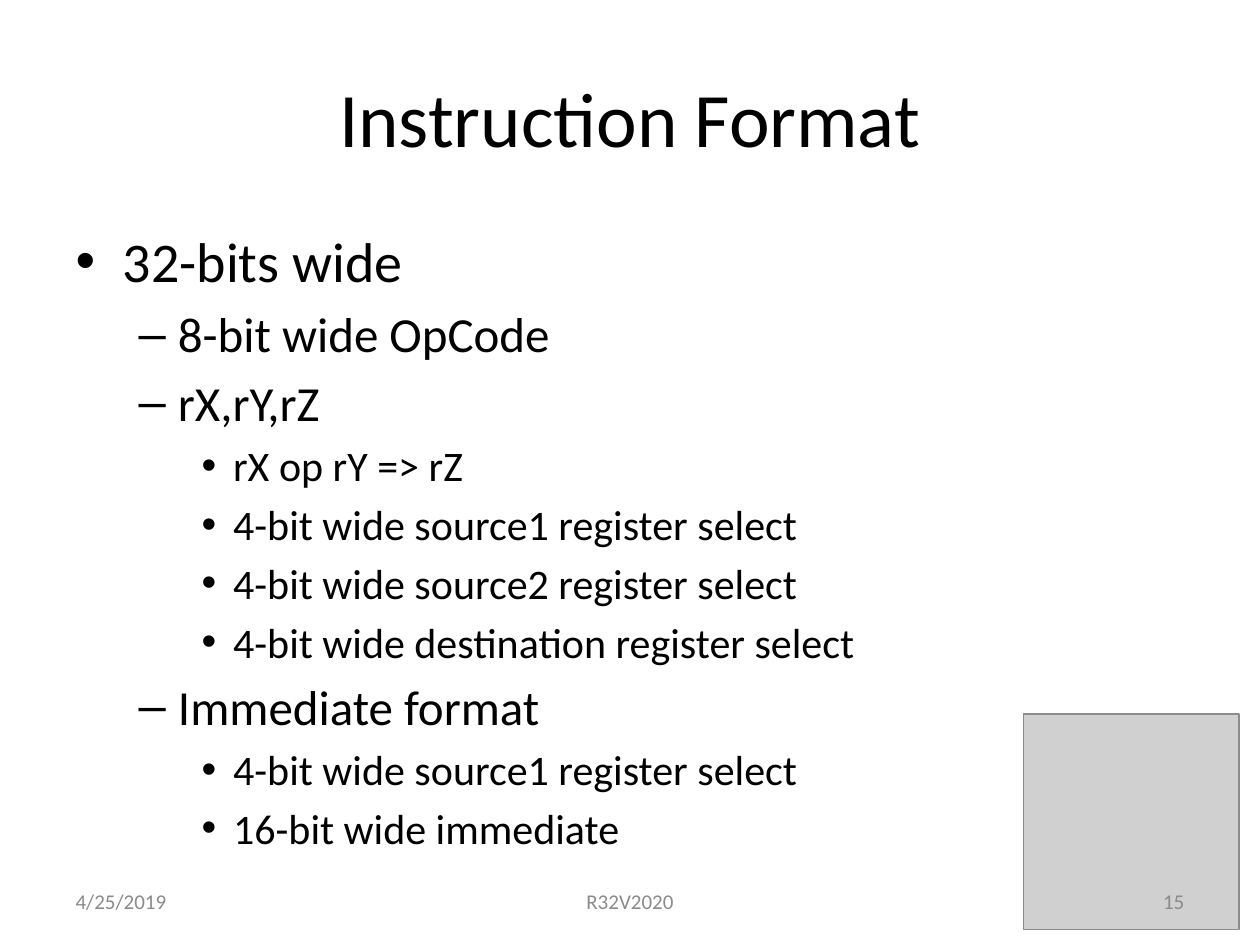
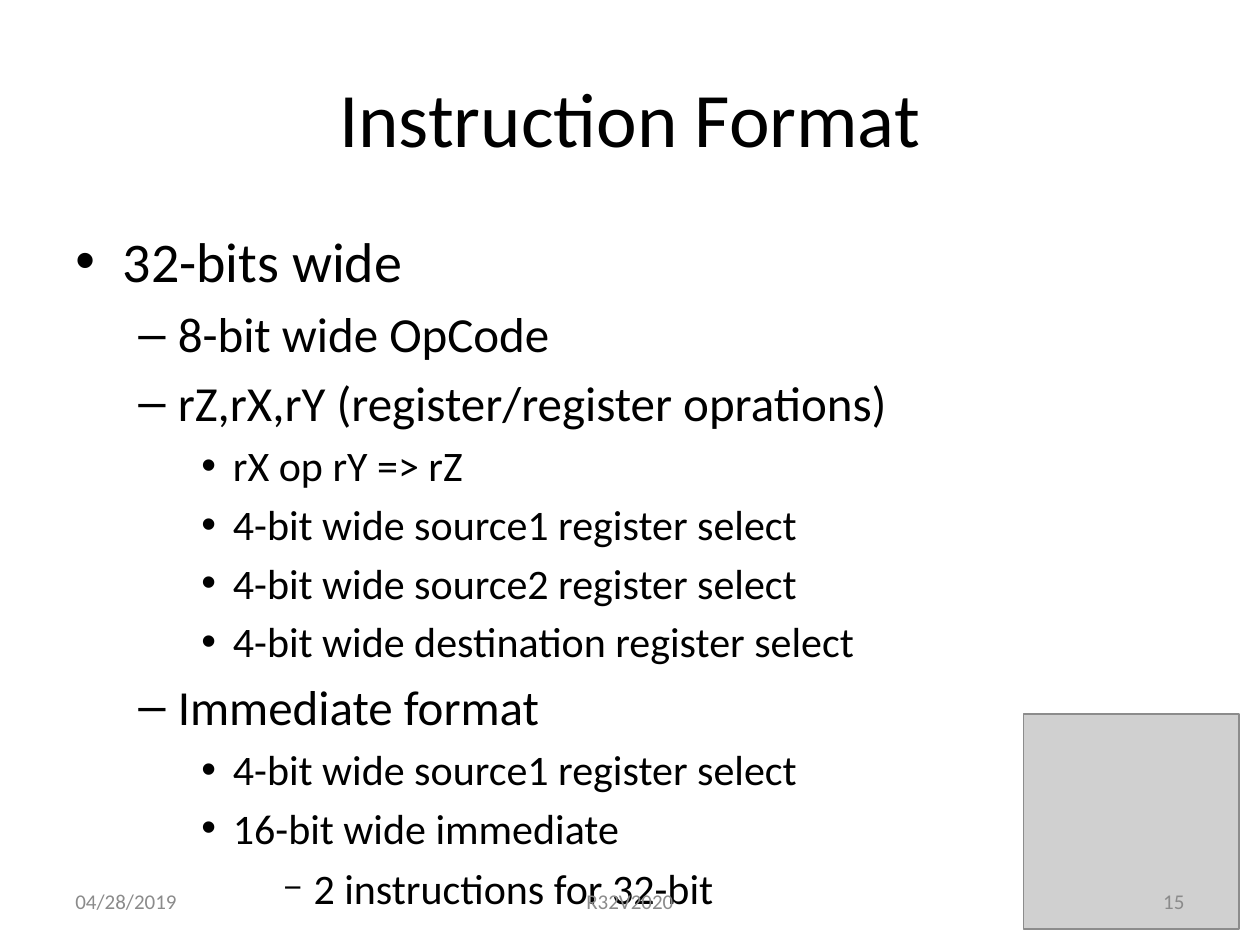
Before and after one commit to douggilliland/R32V2020, a slide deck: slide 15 of Architecture/R32V2020-RISC in EP4CE6.pptx. Drawn at 1260x945 pixels with LibreOffice and Linux fonts; fonts in the diff are those of the drawing; grey boxes stand for pictures. Boxes give left, top, right and bottom in pixels: in the first picture for what was removed or moved away, otherwise in the second. Text is boxed around its words. In the diff, an @@ line names an element or a change of style, - is before the commit and + after.

```diff
--- a/Architecture/R32V2020-RISC in EP4CE6.pptx
+++ b/Architecture/R32V2020-RISC in EP4CE6.pptx
@@ text at (123,243,886,845): paragraph added @@
+      − 2 instructions for 32-bit
@@ text at (123,243,854,845): indent changed @@
@@ text at (178,385,886,430): text changed @@
-  – rX,rY,rZ
+  – rZ,rX,rY (register/register oprations)
@@ text at (75,894,176,910): text changed; text colour #8C8C8C to #8B8B8B @@
-4/25/2019
+04/28/2019
@@ text "R32V2020" at (586,891,673,909): text colour #8C8C8C to #8B8B8B @@
```
Also in this commit, not shown: 15 other slides changed.
